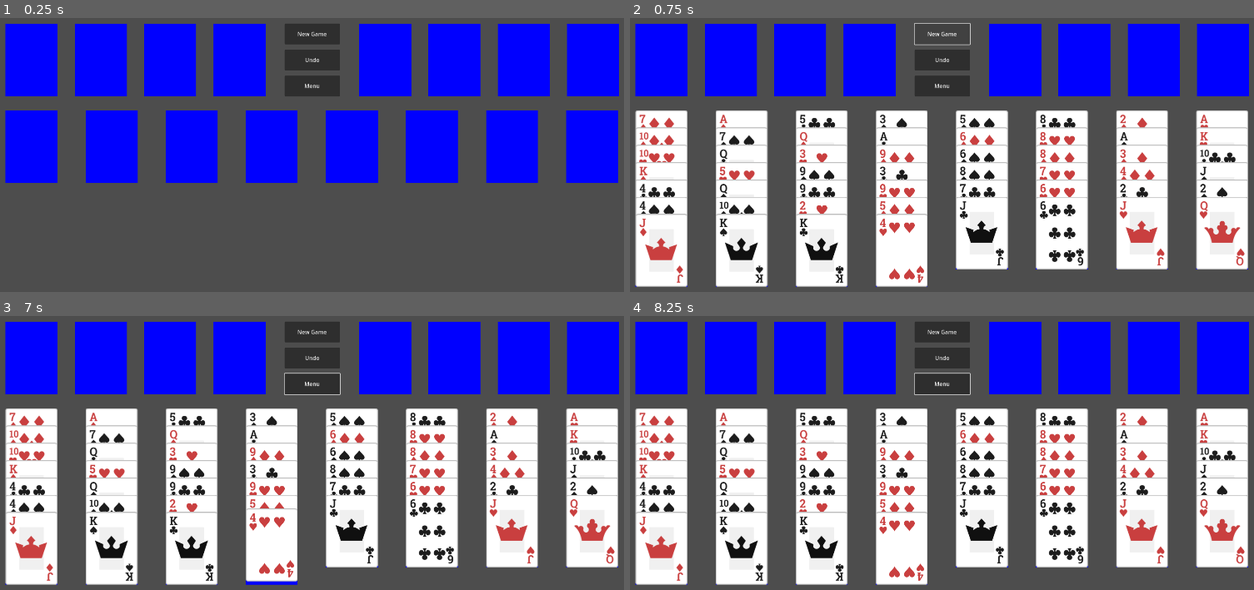
Above: before the commit, frames 1-4 (two rows, left to right).
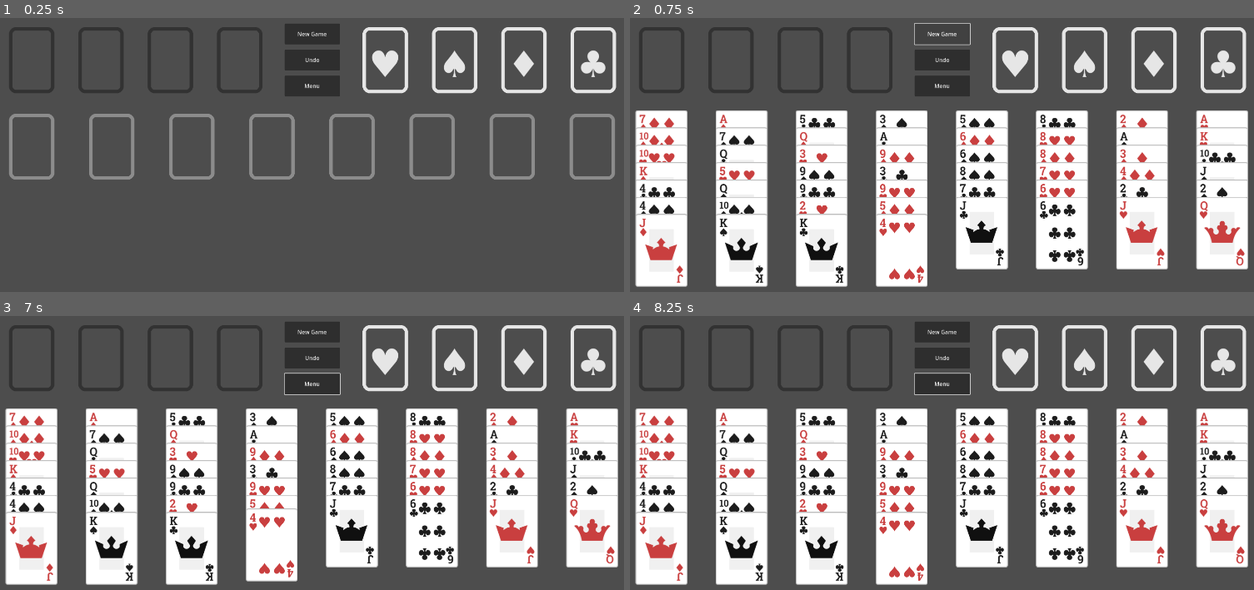
Above: after the commit, the same moments.

Repository: emabrey/card-framework
Game: Godot game, scene res://freecell/scenes/main_game/freecell_game.tscn
Two runs of this game, one before a commit and one after it. Both use one fixed random seed, a clock stepped at 60 frames per second and the inputs below. The project has no main scene, so this scene is started directly.
Inputs (mouse positions are in pixels of both pictures, inside the frame that each line leads up to):
- Up to frame 1 (0.25 s): no input
- Up to frame 2 (0.75 s): click "New Game" at 0.5 s
- Up to frame 3 (7 s): click "New Game" at 1.25 s; click "Undo" at 2 s; click "Undo" at 2.75 s; click "New Game" at 3.5 s; click "Undo" at 4.25 s; click "Menu" at 5 s; drag from (6, 409) to (368, 409) at 5.77 s; drag from (6, 425) to (268, 565) at 6.52 s
- Up to frame 4 (8.25 s): move the mouse to (636, 442) at 7.27 s; click (636, 442) at 7.42 s; drag from (636, 461) to (736, 436) at 8.02 s

The runs differ from the first frame. In frame 1, 36% of the frame differs, in the area x 0-100%, y 2-61%; in frame 2, 18%; in frame 3, 18%; in frame 4, 18%.

Commit message:
feat: make card_zone images

Diff:
--- a/card_framework/card_container.gd
+++ b/card_framework/card_container.gd
@@ -7,14 +7,14 @@
 ##The size of the sensor. If not set, it will follow the size of the card.
 @export var sensor_size: Vector2
 @export var sensor_position: Vector2
-@export var sensor_color := Color(0.0, 0.0, 0.0, 0.0)
+@export var sensor_texture: Texture
 @export var sensor_visibility := true
 
 @export_subgroup("Placement")
 ##The size of the placement. If not set, it will follow the size of the card.
 @export var placement_size: Vector2
 @export var placement_position: Vector2
-@export var placement_color := Color(0.0, 0.0, 0.0, 0.0)
+@export var placement_texture: Texture
 @export var placement_visibility := true
 
 
@@ -45,8 +45,8 @@
 				sensor_size = card_manager.card_size
 			if placement_size == Vector2(0, 0):
 				placement_size = card_manager.card_size
-		drop_zone.set_sensor(sensor_size, sensor_position, sensor_color, sensor_visibility)
-		drop_zone.set_placement(placement_size, placement_position, placement_color, placement_visibility)
+		drop_zone.set_sensor(sensor_size, sensor_position, sensor_texture, sensor_visibility)
+		drop_zone.set_placement(placement_size, placement_position, placement_texture, placement_visibility)
 
 
 func _card_dropped(card: Card, target_drop_zone: DropZone) -> void:
--- a/card_framework/drop_zone.gd
+++ b/card_framework/drop_zone.gd
@@ -9,9 +9,9 @@
 var sensor_position: Vector2 :
 	set(value):
 		sensor.position = value
-var sensor_color := Color(0.0, 0.0, 0.0, 0.0) :
+var sensor_texture : Texture :
 	set(value):
-		sensor.color = value
+		sensor.texture = value
 var sensor_visible := true :
 	set(value):
 		sensor.visible = value
@@ -21,9 +21,9 @@
 var placement_position: Vector2 :
 	set(value):
 		placement.position = value
-var placement_color := Color(0.0, 0.0, 0.0, 0.0) :
+var placement_texture : Texture :
 	set(value):
-		placement.color = value
+		placement.texture = value
 var placement_visible := true :
 	set(value):
 		placement.visible = value
@@ -35,8 +35,8 @@
 var enabled := true
 var parent_card_container: CardContainer = null
 
-@onready var sensor := $Sensor
-@onready var placement := $Placement
+var sensor: Control
+var placement: Control
 
 func _init():
 	unique_id = next_id
@@ -72,19 +72,31 @@
 	return parent_card_container.card_can_be_added(card)
 
 
-func set_sensor(_size: Vector2, _positon: Vector2, _color: Color, _visible: bool):
+func set_sensor(_size: Vector2, _positon: Vector2, _texture: Texture, _visible: bool):
+	if sensor == null:
+		sensor = TextureRect.new()
+		sensor.name = "Sensor"
+		sensor.mouse_filter = Control.MOUSE_FILTER_IGNORE
+		sensor.z_index = -1000
+		add_child(sensor)
 	sensor_size = _size
 	sensor_position = _positon
 	stored_sensor_position = _positon
-	sensor_color = _color
+	sensor_texture = _texture
 	sensor_visible = _visible
 
 
-func set_placement(_size: Vector2, _positon: Vector2, _color: Color, _visible: bool):
+func set_placement(_size: Vector2, _positon: Vector2, _texture: Texture, _visible: bool):
+	if placement == null:
+		placement = TextureRect.new()
+		placement.name = "Placement"
+		placement.mouse_filter = Control.MOUSE_FILTER_IGNORE
+		placement.z_index = -1000
+		add_child(placement)
 	placement_size = _size
 	placement_position = _positon
 	stored_placement_position = _positon
-	placement_color = _color
+	placement_texture = _texture
 	placement_visible = _visible
 
 
--- a/card_framework/drop_zone.tscn
+++ b/card_framework/drop_zone.tscn
@@ -12,13 +12,3 @@
 mouse_filter = 2
 mouse_force_pass_scroll_events = false
 script = ExtResource("1_w6usu")
-
-[node name="Sensor" type="ColorRect" parent="."]
-z_index = -1000
-layout_mode = 0
-mouse_filter = 2
-
-[node name="Placement" type="ColorRect" parent="."]
-z_index = -1000
-layout_mode = 0
-mouse_filter = 2
--- a/example1/example1.tscn
+++ b/example1/example1.tscn
@@ -1,10 +1,13 @@
-[gd_scene load_steps=6 format=3 uid="uid://60bwveuu2rt"]
+[gd_scene load_steps=9 format=3 uid="uid://60bwveuu2rt"]
 
 [ext_resource type="Script" path="res://example1/example_1.gd" id="1_2r7vq"]
 [ext_resource type="PackedScene" uid="uid://c7u8hryloq7hy" path="res://card_framework/card_manager.tscn" id="1_rurpr"]
 [ext_resource type="PackedScene" uid="uid://dk6rb7lhv1ef6" path="res://card_framework/pile.tscn" id="2_xkfcc"]
 [ext_resource type="Texture2D" uid="uid://djoauv24lbkhc" path="res://example1/assets/images/cards/cardBack_blue1.png" id="3_gqkj7"]
 [ext_resource type="PackedScene" uid="uid://bkpjlq7ggckg6" path="res://card_framework/hand.tscn" id="3_xp5g3"]
+[ext_resource type="Texture2D" uid="uid://cv6ecvmkml3ok" path="res://example1/assets/images/cards/cardBack_green1.png" id="5_kl5wo"]
+[ext_resource type="Texture2D" uid="uid://dacwc4ros7wiv" path="res://example1/assets/images/cards/cardBack_green2.png" id="6_u8c1b"]
+[ext_resource type="Texture2D" uid="uid://c8mcrcwmgi0oc" path="res://example1/assets/images/cards/cardBack_green3.png" id="8_cv7sm"]
 
 [node name="Example1" type="Node"]
 script = ExtResource("1_2r7vq")
@@ -24,8 +27,7 @@
 offset_top = 200.0
 offset_right = 700.0
 offset_bottom = 200.0
-sensor_color = Color(0.188235, 0.862745, 0.207843, 1)
-placement_color = Color(0, 0, 1, 1)
+sensor_texture = ExtResource("5_kl5wo")
 
 [node name="Pile2" parent="CardManager" instance=ExtResource("2_xkfcc")]
 offset_left = 1200.0
@@ -33,15 +35,13 @@
 offset_right = 1200.0
 offset_bottom = 200.0
 card_face_up = false
-sensor_color = Color(0, 1, 0, 1)
-placement_color = Color(0, 0, 1, 1)
+sensor_texture = ExtResource("6_u8c1b")
 
 [node name="Hand" parent="CardManager" instance=ExtResource("3_xp5g3")]
 offset_left = 500.0
 offset_top = 500.0
 offset_right = 1500.0
 offset_bottom = 1000.0
-sensor_color = Color(0, 1, 0, 1)
-placement_color = Color(0, 0, 1, 1)
+sensor_texture = ExtResource("8_cv7sm")
 
 [connection signal="pressed" from="CardCreateButton" to="." method="_on_card_create_button_pressed"]
--- a/freecell/scenes/card_container/foundation.tscn
+++ b/freecell/scenes/card_container/foundation.tscn
@@ -11,5 +11,3 @@
 max_stack_display = 13
 allow_card_movement = false
 align_drop_zone_with_top_card = false
-sensor_color = Color(0, 1, 0, 1)
-placement_color = Color(0, 0, 1, 1)
--- a/freecell/scenes/card_container/freecell.tscn
+++ b/freecell/scenes/card_container/freecell.tscn
@@ -1,6 +1,7 @@
-[gd_scene load_steps=2 format=3 uid="uid://dghhf8lu7oopx"]
+[gd_scene load_steps=3 format=3 uid="uid://dghhf8lu7oopx"]
 
 [ext_resource type="Script" path="res://freecell/scenes/card_container/freecell.gd" id="1_thg1m"]
+[ext_resource type="Texture2D" uid="uid://dtflrea27nlrp" path="res://freecell/assets/images/spots/freecell_card_spot.png" id="2_2d4m1"]
 
 [node name="Freecell" type="Control"]
 layout_mode = 3
@@ -10,5 +11,4 @@
 stack_display_gap = 0
 max_stack_display = 1
 align_drop_zone_with_top_card = false
-sensor_color = Color(0, 1, 0, 1)
-placement_color = Color(0, 0, 1, 1)
+sensor_texture = ExtResource("2_2d4m1")
--- a/freecell/scenes/card_container/tableau.tscn
+++ b/freecell/scenes/card_container/tableau.tscn
@@ -1,6 +1,7 @@
-[gd_scene load_steps=2 format=3 uid="uid://bn72g6fewh8aq"]
+[gd_scene load_steps=3 format=3 uid="uid://bn72g6fewh8aq"]
 
 [ext_resource type="Script" path="res://freecell/scenes/card_container/tableau.gd" id="1_xk3i2"]
+[ext_resource type="Texture2D" uid="uid://ctvpmwgxp3kqq" path="res://freecell/assets/images/spots/tableau_card_spot.png" id="2_awkcb"]
 
 [node name="Tableau" type="Control"]
 layout_mode = 3
@@ -11,5 +12,12 @@
 stack_display_gap = 50
 max_stack_display = 52
 layout = 1
-sensor_color = Color(0, 1, 0, 1)
-placement_color = Color(0, 0, 1, 1)
+sensor_visibility = false
+placement_visibility = false
+
+[node name="SpotImage" type="TextureRect" parent="."]
+z_index = -1000
+layout_mode = 0
+offset_right = 40.0
+offset_bottom = 40.0
+texture = ExtResource("2_awkcb")
--- a/freecell/scenes/main_game/freecell_game.tscn
+++ b/freecell/scenes/main_game/freecell_game.tscn
@@ -6,8 +6,12 @@
 [ext_resource type="Texture2D" uid="uid://bnx5n1lm62uhd" path="res://freecell/assets/images/cards/cardBack_blue1.png" id="2_6hvfq"]
 [ext_resource type="PackedScene" uid="uid://c644xfredmjoj" path="res://freecell/scenes/card_factory/frecell_card_factory.tscn" id="4_hp8si"]
 [ext_resource type="PackedScene" uid="uid://d134c8yu6d6qv" path="res://freecell/scenes/card_container/foundation.tscn" id="4_ivlr5"]
+[ext_resource type="Texture2D" uid="uid://ciq4unq0c1ema" path="res://freecell/assets/images/spots/foundation_heart_spot.png" id="7_epxn1"]
 [ext_resource type="PackedScene" uid="uid://bn72g6fewh8aq" path="res://freecell/scenes/card_container/tableau.tscn" id="7_wmb6j"]
 [ext_resource type="PackedScene" uid="uid://dxmui4fuxab8t" path="res://freecell/scenes/main_game/game_generator.tscn" id="8_flq1e"]
+[ext_resource type="Texture2D" uid="uid://cl7jpb0rqwpjq" path="res://freecell/assets/images/spots/foundation_spade_spot.png" id="8_neli8"]
+[ext_resource type="Texture2D" uid="uid://cs060bvtns8hy" path="res://freecell/assets/images/spots/foundation_diamond_spot.png" id="9_mghkt"]
+[ext_resource type="Texture2D" uid="uid://c7x2lxmfwbnfc" path="res://freecell/assets/images/spots/foundation_club_spot.png" id="10_lka7w"]
 
 [node name="FreecellGame" type="Node"]
 script = ExtResource("1_qroca")
@@ -69,6 +73,7 @@
 offset_right = 1120.0
 offset_bottom = 50.0
 suit = 2
+sensor_texture = ExtResource("7_epxn1")
 
 [node name="Foundation_Spade" parent="CardManager" instance=ExtResource("4_ivlr5")]
 offset_left = 1320.0
@@ -76,6 +81,7 @@
 offset_right = 1320.0
 offset_bottom = 50.0
 suit = 1
+sensor_texture = ExtResource("8_neli8")
 
 [node name="Foundation_Diamond" parent="CardManager" instance=ExtResource("4_ivlr5")]
 offset_left = 1520.0
@@ -83,6 +89,7 @@
 offset_right = 1520.0
 offset_bottom = 50.0
 suit = 3
+sensor_texture = ExtResource("9_mghkt")
 
 [node name="Foundation_Club" parent="CardManager" instance=ExtResource("4_ivlr5")]
 offset_left = 1720.0
@@ -90,6 +97,7 @@
 offset_right = 1720.0
 offset_bottom = 50.0
 suit = 4
+sensor_texture = ExtResource("10_lka7w")
 
 [node name="Tableau_1" parent="CardManager" instance=ExtResource("7_wmb6j")]
 offset_left = 100.0
Binary file added: freecell/assets/images/spots/foundation_club_spot.png
Not shown, added: freecell/assets/images/spots/foundation_club_spot.png.import
Binary file added: freecell/assets/images/spots/foundation_diamond_spot.png
Not shown, added: freecell/assets/images/spots/foundation_diamond_spot.png.import
Binary file added: freecell/assets/images/spots/foundation_heart_spot.png
Not shown, added: freecell/assets/images/spots/foundation_heart_spot.png.import
Binary file added: freecell/assets/images/spots/foundation_spade_spot.png
Not shown, added: freecell/assets/images/spots/foundation_spade_spot.png.import
Binary file added: freecell/assets/images/spots/freecell_card_spot.png
Not shown, added: freecell/assets/images/spots/freecell_card_spot.png.import
Binary file added: freecell/assets/images/spots/tableau_card_spot.png
Not shown, added: freecell/assets/images/spots/tableau_card_spot.png.import
(and 1 more such lines)
